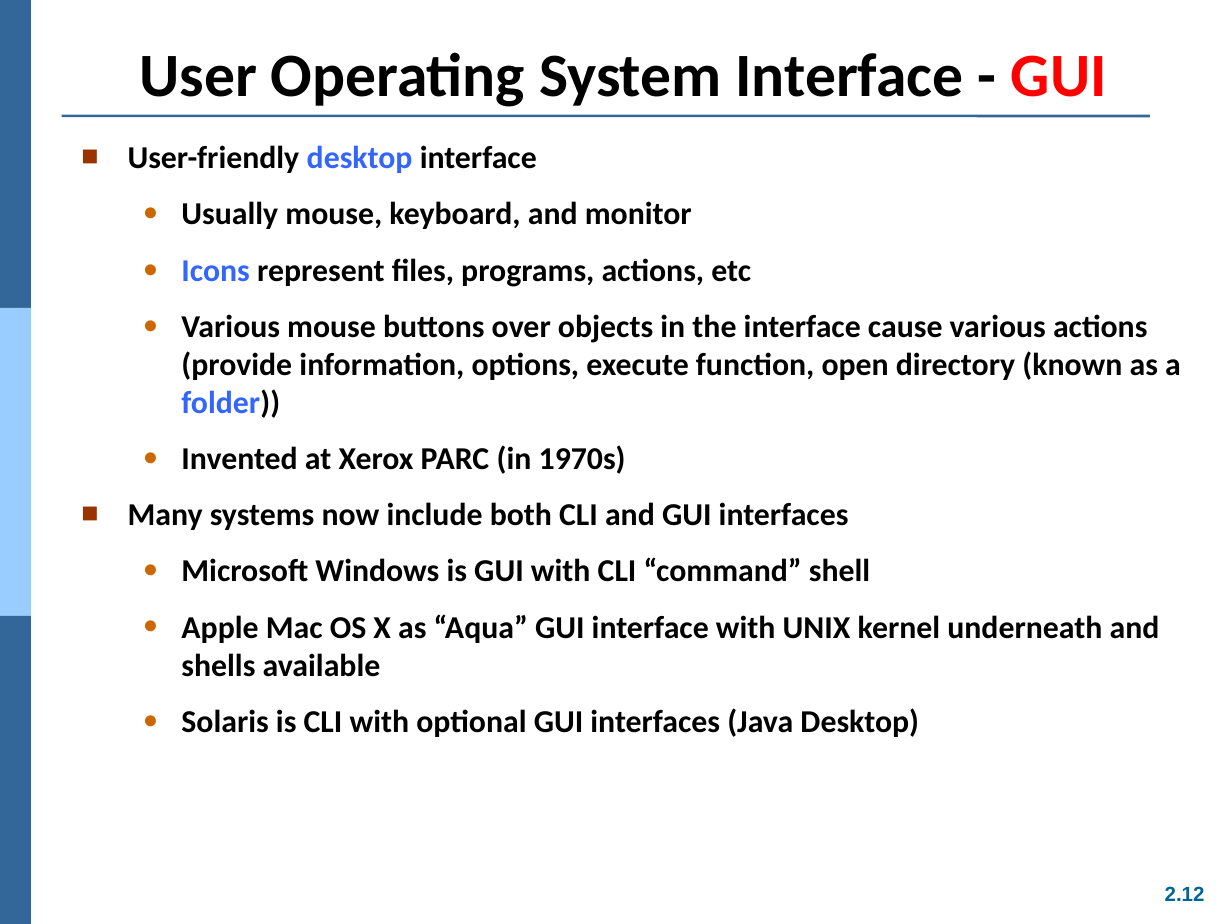
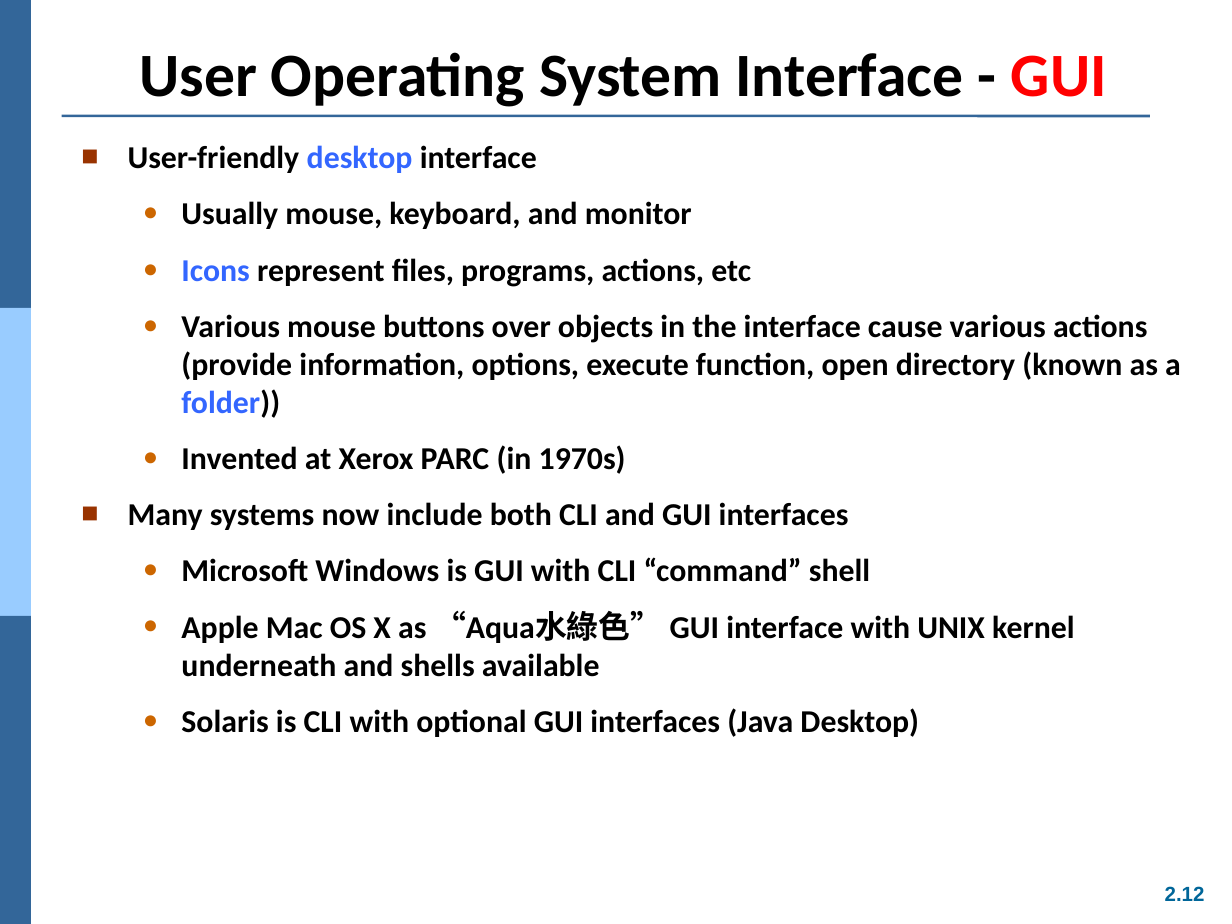
Before and after one commit to Yang09701194/OS_Learning, a slide deck: slide 12 of ch02.ppt. Drawn at 1232x924 pixels with LibreOffice and Linux fonts; fonts in the diff are those of the drawing. Boxes give left, top, right and bottom in pixels: in the first picture for what was removed or moved away, otherwise in the second. Text is boxed around its words. In the diff, an @@ line names an element or a change of style, - is before the commit and + after.

```diff
--- a/ch02.ppt
+++ b/ch02.ppt
@@ text at bbox=[181, 611, 1075, 677]: text changed @@
-  ● Apple Mac OS X as “Aqua” GUI interface with UNIX kernel underneath and shells available
+  ● Apple Mac OS X as “Aqua水綠色” GUI interface with UNIX kernel underneath and shells available
```
Also in this commit, not shown: 4 other slides changed.
